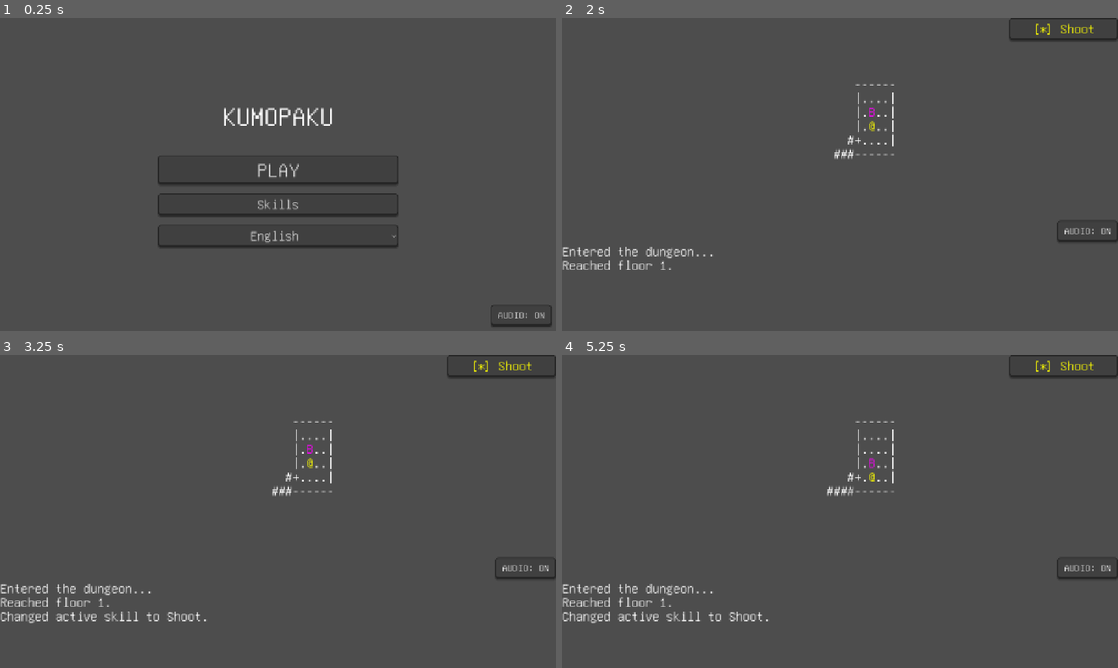
Above: before the commit, frames 1-4 (two rows, left to right).
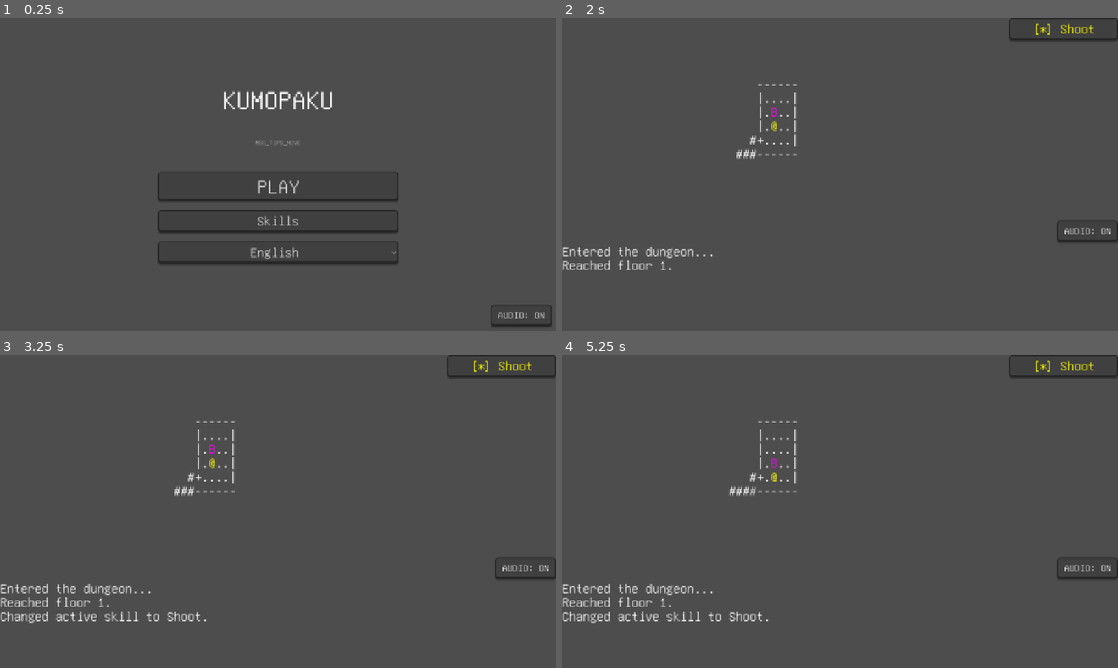
Above: after the commit, the same moments.

Repository: horaguchi/kumopaku
Game: Godot game, scene res://title.tscn
Same seed, same stepped clock (60 frames per second), same inputs: the game is played once before the commit and once after it.
Inputs (mouse positions are in pixels of both pictures, inside the frame that each line leads up to):
- Up to frame 1 (0.25 s): no input
- Up to frame 2 (2 s): click "PLAY" at 0.5 s; tap Enter at 1.25 s; move the mouse to (962, 158) at 1.27 s; hold Right from 1.28 s (still down); tap Q at 1.35 s; click (962, 158) at 1.42 s
- Up to frame 3 (3.25 s): release Right at 2 s; click "[*] Shoot" at 2 s; drag from (166, 527) to (250, 574) at 2.77 s
- Up to frame 4 (5.25 s): click "AUDIO: ON" at 3.5 s; click "AUDIO: OFF" at 4.25 s; tap Space at 5 s; move the mouse to (895, 442) at 5.02 s; hold Right from 5.03 s (still down); hold J from 5.03 s (still down)

The runs differ from the first frame. In frame 1, 3.7% of the frame differs, in the area x 28-72%, y 23-79%; in frame 2, 0.6%; in frame 3, 0.6%; in frame 4, 0.7%.

Commit message:
ダンジョンが横に大きいケースの修正

Diff:
--- a/main.gd
+++ b/main.gd
@@ -16,7 +16,7 @@
 const COLOR_DISCOVERED = "#cccccc"
 
 # --- UI Nodes ---
-@onready var map_label: RichTextLabel = $MainVBox/HBoxContainer/LeftVBox/MapLabel
+@onready var map_label: RichTextLabel = $MainVBox/HBoxContainer/LeftVBox/MapScroll/MapLabel
 @onready var message_log: RichTextLabel = $MainVBox/MessageLog
 @onready var skill_container: VBoxContainer = $MainVBox/HBoxContainer/SkillContainer
 @onready var return_to_title_button: Button = $MainVBox/HBoxContainer/SkillContainer/ReturnToTitleButton
--- a/main.tscn
+++ b/main.tscn
@@ -29,13 +29,22 @@
 layout_mode = 2
 size_flags_horizontal = 3
 
-[node name="MapLabel" type="RichTextLabel" parent="MainVBox/HBoxContainer/LeftVBox" unique_id=1532993429]
+[node name="MapScroll" type="ScrollContainer" parent="MainVBox/HBoxContainer/LeftVBox" unique_id=1234567890]
+layout_mode = 2
+size_flags_horizontal = 3
+size_flags_vertical = 3
+horizontal_scroll_mode = 1
+vertical_scroll_mode = 0
+
+[node name="MapLabel" type="RichTextLabel" parent="MainVBox/HBoxContainer/LeftVBox/MapScroll" unique_id=1532993429]
 layout_mode = 2
 size_flags_vertical = 3
 theme_override_font_sizes/normal_font_size = 32
 bbcode_enabled = true
 horizontal_alignment = 1
 vertical_alignment = 1
+autowrap_mode = 0
+fit_content = true
 
 [node name="SkillContainer" type="VBoxContainer" parent="MainVBox/HBoxContainer" unique_id=1567773191]
 custom_minimum_size = Vector2(250, 0)
--- a/title.gd
+++ b/title.gd
@@ -8,6 +8,7 @@
 @onready var skills_button: Button = $VBoxContainer/SkillsButton
 @onready var mute_button: Button = $MuteButton
 @onready var unlocked_count_label: Label = $UnlockedCountLabel
+@onready var tips_label: Label = $VBoxContainer/TipsLabel
 
 @onready var skill_list_modal: Panel = $SkillListModal
 @onready var skill_grid: HFlowContainer = $SkillListModal/ScrollContainer/SkillGrid
@@ -95,6 +96,7 @@
 	skills_button.text = tr("SKILLS")
 	close_list_button.text = tr("CLOSE")
 	close_detail_button.text = tr("BACK")
+	tips_label.text = tr("MSG_TIPS_MOVE")
 	_update_mute_button_text()
 	if current_viewing_skill != "":
 		_update_favorite_button()
--- a/title.tscn
+++ b/title.tscn
@@ -33,6 +33,18 @@
 horizontal_alignment = 1
 
 [node name="HSeparator" type="HSeparator" parent="VBoxContainer" unique_id=1139164116]
+modulate = Color(1, 1, 1, 0)
+custom_minimum_size = Vector2(0, 20)
+layout_mode = 2
+
+[node name="TipsLabel" type="Label" parent="VBoxContainer" unique_id=842957301]
+layout_mode = 2
+theme_override_colors/font_color = Color(0.7, 0.7, 0.7, 1)
+theme_override_font_sizes/font_size = 16
+text = "Move: Arrow Keys / WASD / HJKL"
+horizontal_alignment = 1
+
+[node name="HSeparator2" type="HSeparator" parent="VBoxContainer" unique_id=1459748707]
 modulate = Color(1, 1, 1, 0)
 custom_minimum_size = Vector2(0, 20)
 layout_mode = 2
